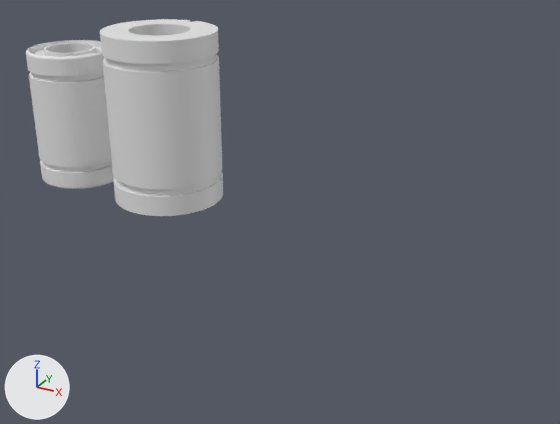
Before and after pictures for a commit that changed the Blender file lib/lm8uu.blend.
Camera for both pictures: a 50 mm camera at (98.8, -102.5, 52.6) aimed at (47.3, -9.0, 5.8). Arrows for +X, +Y and +Z are at lower left; the lights stay in place.

The older version as bpy lines, for what is in view:
```python
me_lm8uu_bearing = bpy.data.meshes.new('Lm8uu Bearing')
me_lm8uu_bearing.from_pydata(...)  # 2354 vertices, 4708 faces; spans x -7.5..7.5, y -7.5..7.5, z 0.0..24.0
me_unnamed_lm10_uu = bpy.data.meshes.new('Unnamed-LM10-UU')
me_unnamed_lm10_uu.from_pydata(...)  # 1510 vertices, 3020 faces; spans x -9.5..9.5, y -9.5..9.5, z 0.0..29.0
ob_lm10uu_bearing = bpy.data.objects.new('LM10UU Bearing', me_unnamed_lm10_uu)
ob_lm10uu_bearing.location = (20.0, 0.0, 0.0)
ob_lm8uu_bearing = bpy.data.objects.new('LM8UU Bearing', me_lm8uu_bearing)
ob_lm8uu_bearing.location = (0.0, 0.0, 0.0)
```
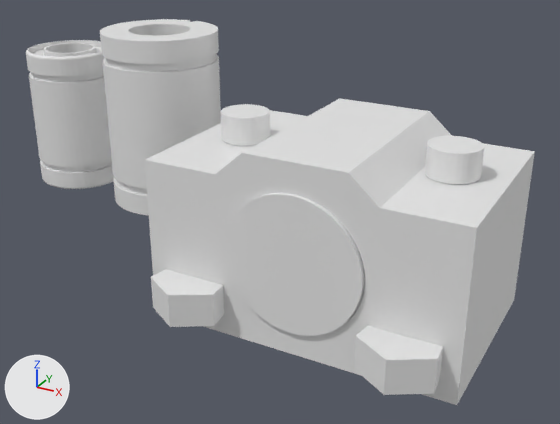
Commit message: Finished Z gantry mount/holder

ob_screw_m4x20_tolerance_cutout is not drawn itself; it is used by a modifier of ob_lm10uu_mount_m4_top_src, ob_lm10uu_mount_m4_bottom_src.
ob_cylinder_002 is not drawn itself; it is used by a modifier of ob_lm10uu_mount_m4_top_src, ob_lm10uu_mount_m4_bottom_src.

The change, as a list of edits to the scene's bpy script:
```text
Add me_cube_005:
    me_cube_005.from_pydata([(0.0, -7.0, -13.0), (0.0, 21.0, -13.0), (0.0, -7.0, 0.0), (0.0, 21.0, 0.0), (22.0, -7.0, -13.0), (22.0, 21.0, -13.0), (22.0, -7.0, 0.0), (22.0, 21.0, 0.0)], [], [(2, 3, 7, 6), (6, 7, 5, 4), (4, 5, 1, 0), (2, 6, 4, 0), (7, 3, 1, 5)])
Add ob_screw_m4x20:
    ob_screw_m4x20 = bpy.data.objects.new('screw_m4x20', me_cylinder_002)  # 128 vertices, 68 faces; spans x -3.4..3.4, y -3.4..3.4, z -20.0..3.9; modifiers MIRROR
    ob_screw_m4x20.parent = ob_lm10uu_mount_m4_top_src
    ob_screw_m4x20.location = (74.0, -13.0, 18.1)
Add ob_lm10uu_mount_m4_top_src:
    ob_lm10uu_mount_m4_top_src = bpy.data.objects.new('lm10uu_mount_m4_top_src', me_cube_003)  # 16 vertices, 13 faces; spans x 0.0..22.0, y -7.0..21.0, z 0.0..13.5; modifiers MIRROR, BOOLEAN, BOOLEAN
    ob_lm10uu_mount_m4_top_src.location = (59.0, -20.0, 8.0)
Add ob_screw_m4x20_tolerance_cutout:
    ob_screw_m4x20_tolerance_cutout = bpy.data.objects.new('screw_m4x20_tolerance_cutout', me_cylinder_020)  # 64 vertices, 34 faces; spans x -2.4..2.4, y -2.4..2.4, z -10.0..12.0; modifiers MIRROR
    ob_screw_m4x20_tolerance_cutout.parent = ob_lm10uu_mount_m4_top_src
    ob_screw_m4x20_tolerance_cutout.location = (-15.0, -13.0, -1.0)
    ob_screw_m4x20_tolerance_cutout.rotation_euler = (0.0, 0.0, 1.571)  # degrees (0, 0, 90)
Add ob_cylinder_002:
    ob_cylinder_002 = bpy.data.objects.new('Cylinder.002', me_cylinder_015)  # 128 vertices, 66 faces; spans x -5.1..5.1, y -4.9..4.9, z -25.5..-9.2
    ob_cylinder_002.parent = ob_lm10uu_mount_m4_top_src
    ob_cylinder_002.location = (-30.0, 20.0, 0.0)
    ob_cylinder_002.rotation_euler = (-1.571, 0.0175, 0.0)  # degrees (-90, 1, 0)
    ob_cylinder_002.scale = (1.88, 1.9, 1.9)
Add ob_cylinder:
    ob_cylinder = bpy.data.objects.new('Cylinder', me_cylinder_001)  # 128 vertices, 66 faces; spans x -9.5..9.5, y -9.5..9.5, z -14.5..14.5
    ob_cylinder.location = (59.0, -13.0, 8.0)
    ob_cylinder.rotation_euler = (1.571, 0.0175, 0.0)  # degrees (90, 1, 0)
Add ob_lm10uu_mount_m4_bottom_src:
    ob_lm10uu_mount_m4_bottom_src = bpy.data.objects.new('lm10uu_mount_m4_bottom_src', me_cube_005)  # modifiers MIRROR, BOOLEAN, BOOLEAN, BOOLEAN
    ob_lm10uu_mount_m4_bottom_src.location = (59.0, -20.0, 8.0)
Add ob_nut_m4_insert_cut:
    ob_nut_m4_insert_cut = bpy.data.objects.new('nut_m4_insert_cut', me_cylinder_062)  # 16 vertices, 12 faces; spans x -4.4..19.9, y -5.0..5.0, z -2.5..2.3; modifiers MIRROR
    ob_nut_m4_insert_cut.parent = ob_lm10uu_mount_m4_bottom_src
    ob_nut_m4_insert_cut.location = (-15.0, -13.0, -7.667)
    ob_nut_m4_insert_cut.rotation_euler = (0.0, 0.0, 4.712)  # degrees (0, 0, 270)
```

Location of each change, (x1, y1, x2, y2) in pixels of the pictures (560 x 424 px):
'lm10uu_mount_m4_top_src', added
    after: (145, 98, 535, 310)
'lm10uu_mount_m4_bottom_src', added
    after: (150, 221, 525, 405)
'Cylinder', added
    after: (225, 193, 365, 336)
'nut_m4_insert_cut', added
    after: (151, 269, 443, 395)
'screw_m4x20', added
    after: (221, 104, 484, 184)
